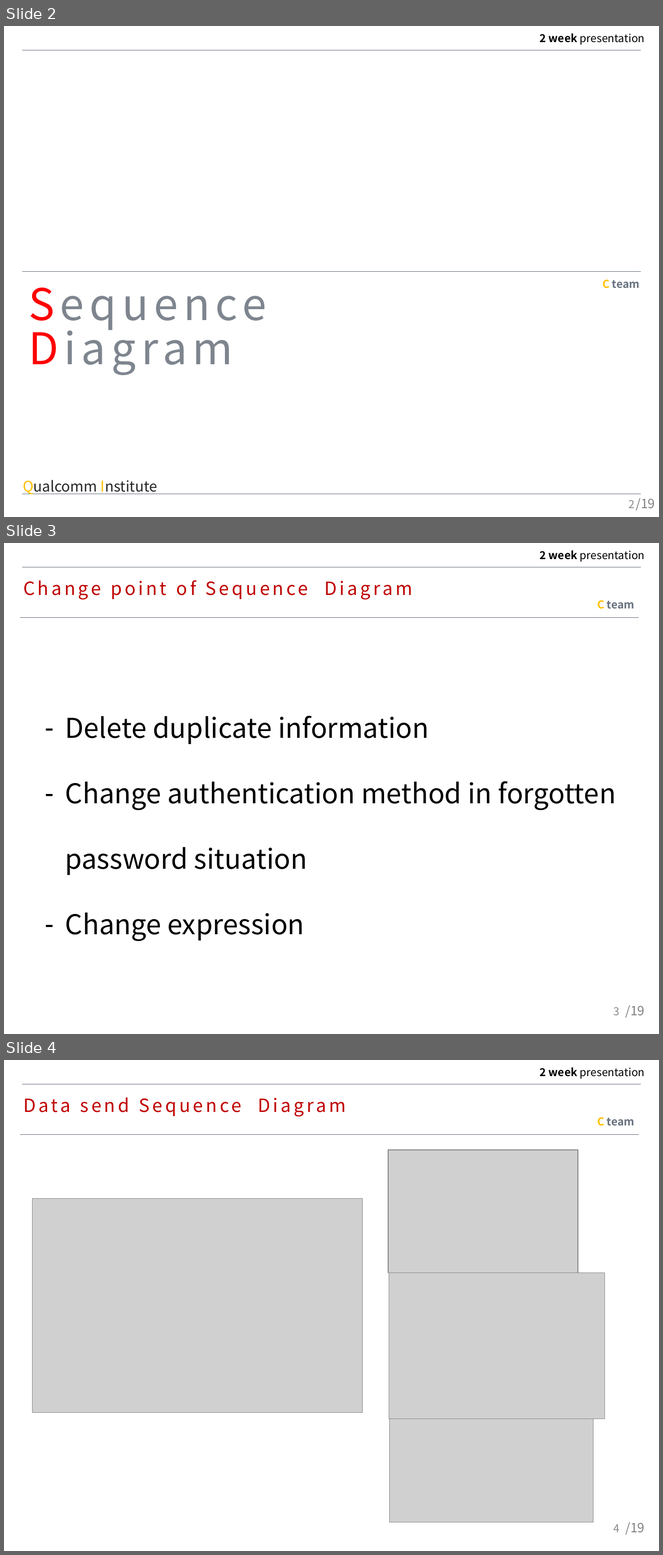
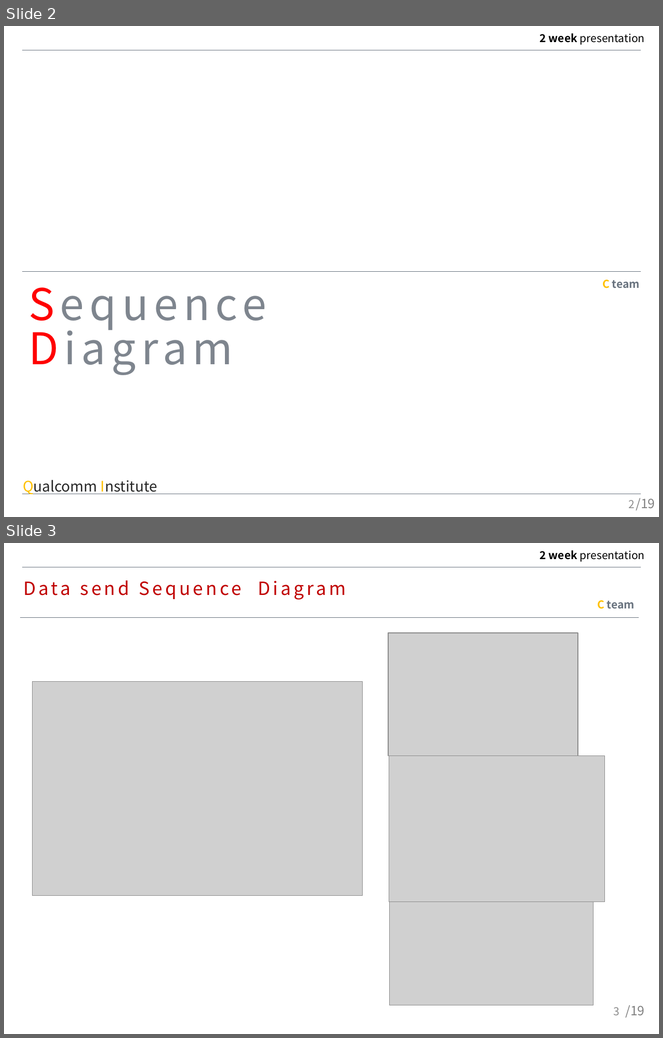
Before and after one commit to MAENGSOOHOON/summer2017IoT, a slide deck: 4week/3week_Sequence_sensor.pptx. Shown one above the other, each under a label of ours: slides 2, 3 and 4 before the commit, slides 2 and 3 after it. The pictures are 663x1555 and 663x1038 pixels, drawn with LibreOffice and Linux fonts; fonts in the diff are those of the drawing; grey boxes stand for pictures. Boxes give left, top, right and bottom in pixels: in the first picture for what was removed or moved away, otherwise in the second. Text is boxed around its words. In the diff, an @@ line names an element or a change of style, - is before the commit and + after.

```diff
--- a/4week/3week_Sequence_sensor.pptx
+++ b/4week/3week_Sequence_sensor.pptx
@@ slide 3 removed at (4, 543, 659, 1034), background #FFFFFF; not listed: 1 template element that a slide beside it also shows @@
@@ line removed from (22, 566) to (641, 566) @@
@@ text removed at (23, 580, 413, 600) @@
-Change point of Sequence Diagram
@@ text removed at (597, 600, 635, 609) @@
-C team
@@ line removed from (20, 618) to (639, 618) @@
@@ text removed at (65, 716, 616, 941) @@
-– Delete duplicate information
-– Change authentication method in forgotten password situation
-– Change expression
@@ page number removed at (614, 1007, 620, 1016) @@
-3
@@ text removed at (625, 1005, 645, 1018) @@
-/19
@@ what was slide 4 is now slide 3 @@
@@ page number at (614, 1007, 620, 1016): text changed @@
-4
+3
```
Also in this commit, not shown: 1 other file.
